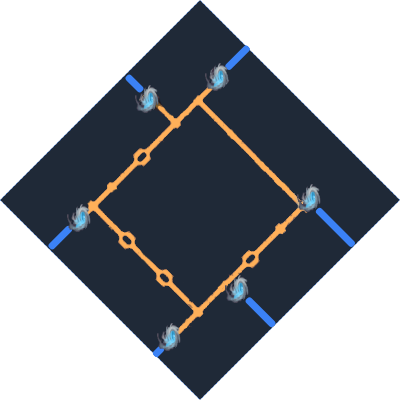
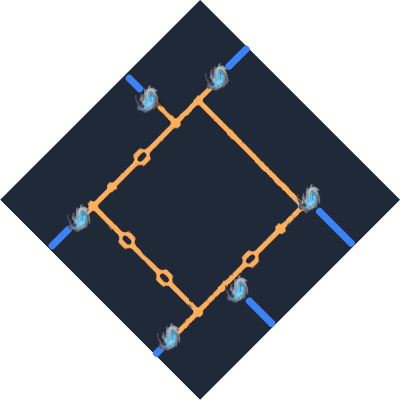
Layers edited between the first and the second 400×400 image:
added layer "diamond" over [0, 0, 400, 400]